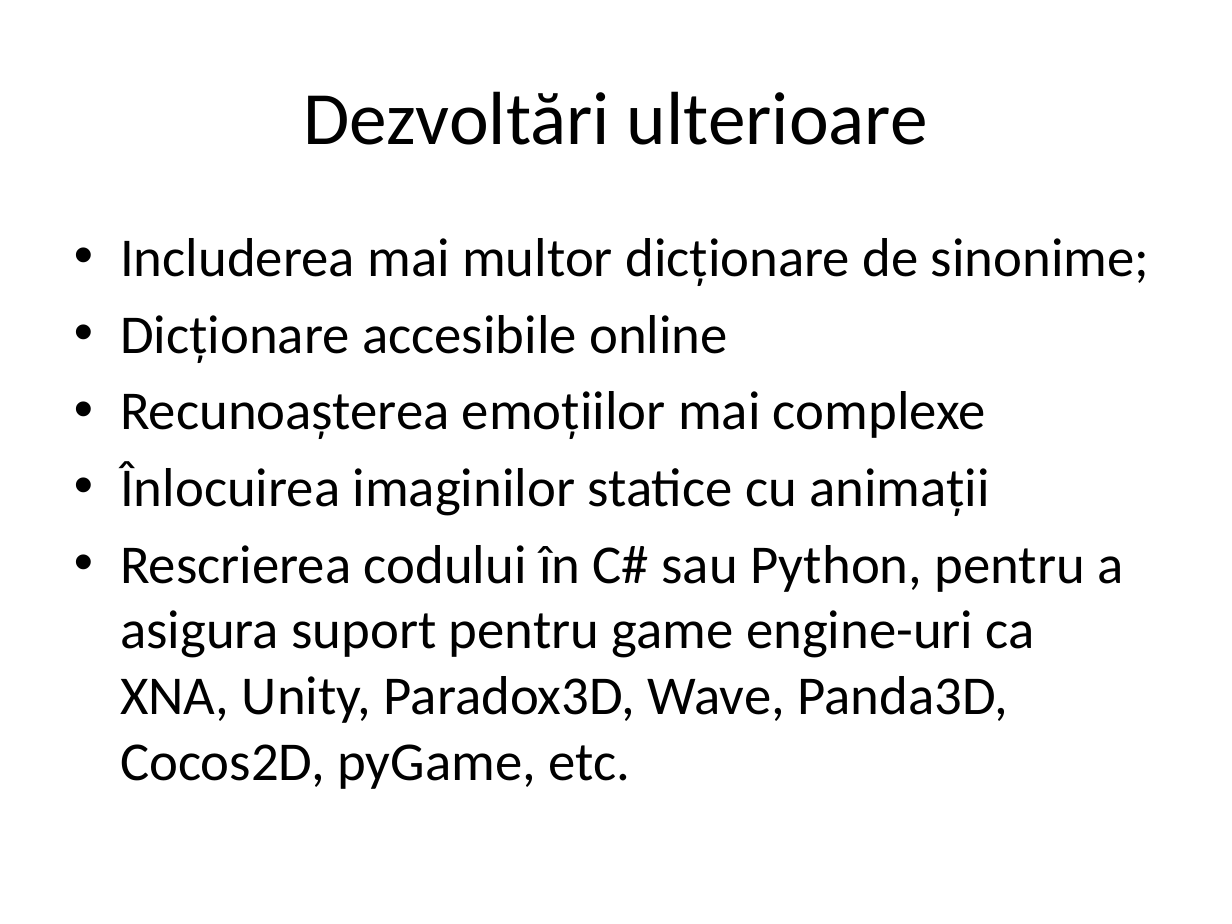
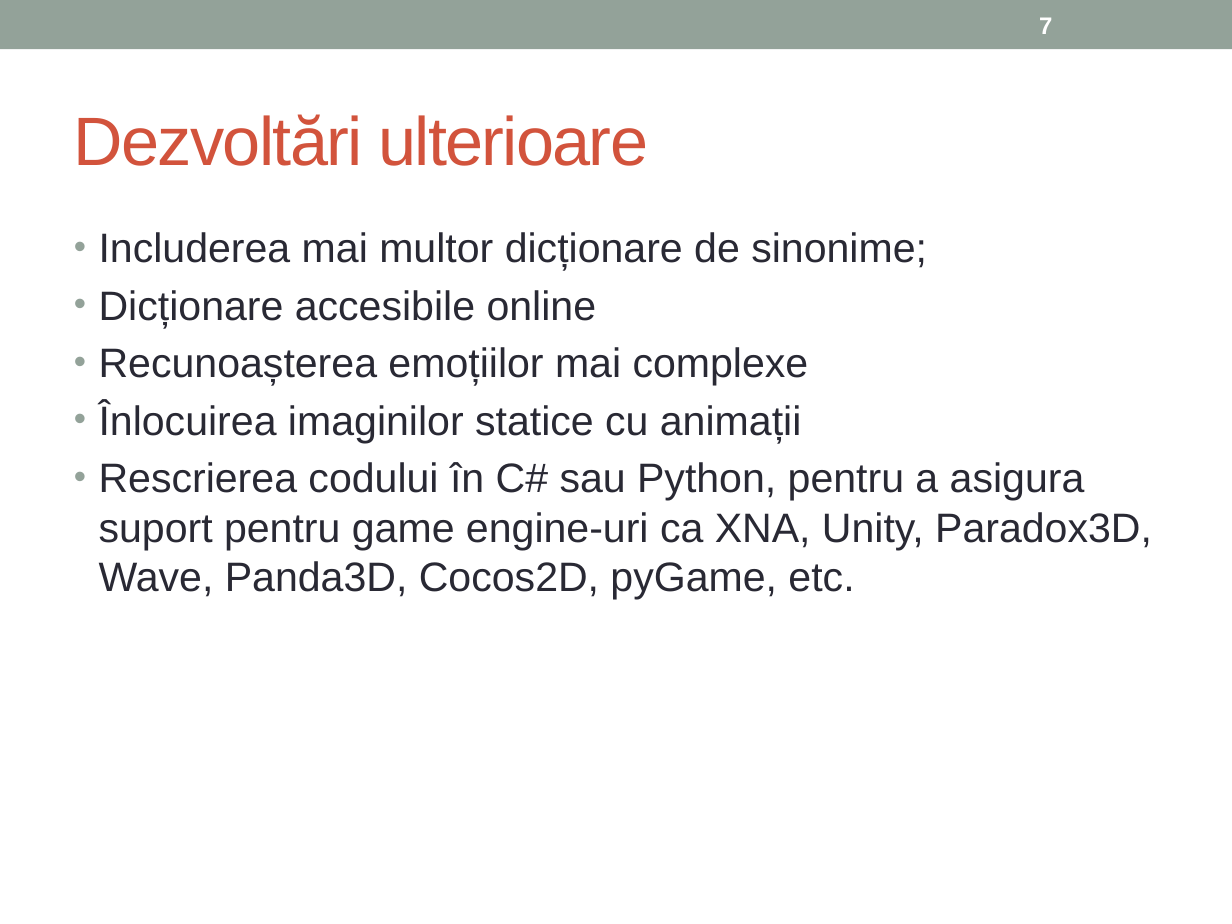
Before and after one commit to AlexC93/SimulatedAwareness, a slide deck: slide 7 of Licenta.pptx. Drawn at 1232x924 pixels with LibreOffice and Linux fonts; fonts in the diff are those of the drawing. Boxes give left, top, right and bottom in pixels: in the first picture for what was removed or moved away, otherwise in the second. Text is boxed around its words. In the diff, an @@ line names an element or a change of style, - is before the commit and + after.

```diff
--- a/Licenta.pptx
+++ b/Licenta.pptx
@@ rectangle added at [0,0,1232,49], fill #93A299 @@
@@ page number added at [1039,17,1052,34], 14 pt, text #FFFFFF, bold @@
+7
@@ title "Dezvoltări ulterioare": place and size @@
-title "Dezvoltări ulterioare" at [304,91,928,145]
+title "Dezvoltări ulterioare" at [74,114,648,166]
@@ title "Dezvoltări ulterioare" at [74,114,648,166]: size 44 to 40 pt, font Calibri to Arial, text colour #000000 to #D2533C, letter spacing 0 to -1 pt; alignment centre to left @@
@@ text "Includerea mai multor dicționare de ..." at [99,232,1152,599]: size 32 to 24 pt, font Calibri to Arial, text colour #000000 to #292934; indent changed; less space between paragraphs @@
```
Also in this commit, not shown: 6 other slides changed.
